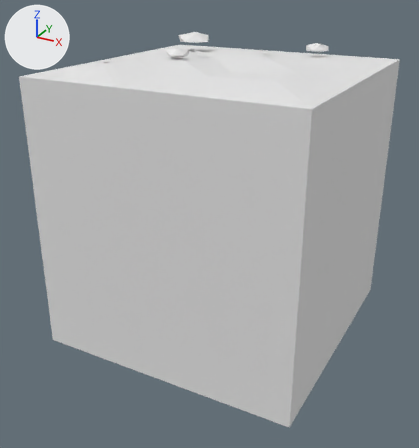
Two versions of the FBX model Assets/Tiles/Blend/Blend Sand Snow 0.fbx, one commit apart.
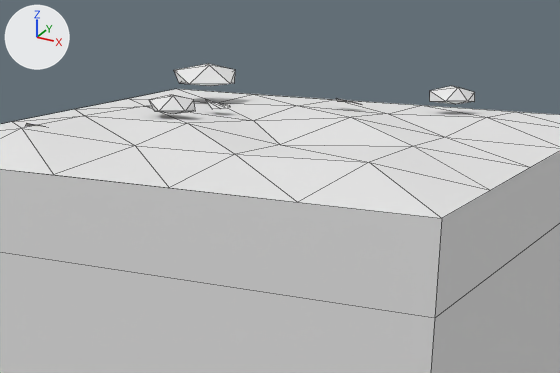
Old and new are each drawn whole from a 50 mm lens placed at (1.94, -3.78, 1.69), pointed at (-0.04, -0.17, -0.12) and again close up on the part from 22% to 89% of the width and 0% to 42% of the height. Arrows for +X, +Y and +Z are at upper left; the lights stay in place. The older version's two pictures come first. The close-ups show mesh edges as thin lines. Where no turn or scale is listed for an object, it has been applied to the vertices. Vertices at exactly the same position are counted once.

Before the edit, the objects in view are built like this:
```python
me_blend_sand_snow_0 = bpy.data.meshes.new('Blend Sand Snow 0')
me_blend_sand_snow_0.from_pydata(...)  # 102 vertices, 135 faces; spans x -1.0..1.0, y -1.0..1.0, z -1.0..1.21
me_blend_sand_snow_0.materials.append(mat_tileworld_tiles)  # its picture is missing
ob_blend_sand_snow_0 = bpy.data.objects.new('Blend Sand Snow 0', me_blend_sand_snow_0)
ob_blend_sand_snow_0.location = (0.0, 0.0, 0.0)
```
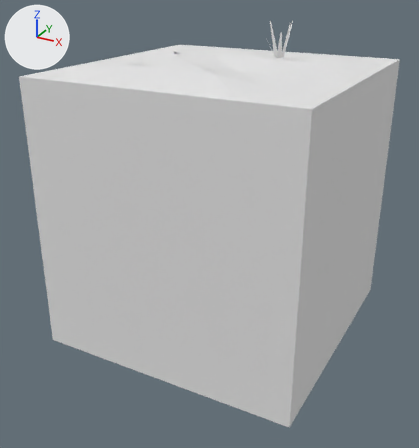
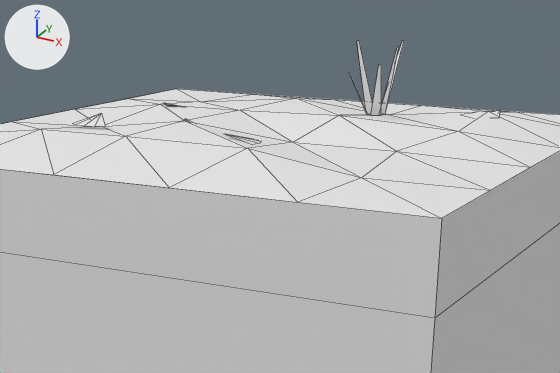
The change in detail:
me_blend_sand_snow_0 is used by ob_blend_sand_snow_0; location (0.0, 0.0, 0.0).
me_blend_sand_snow_0 had 102 vertices, 135 faces and spanned x -1.0..1.0, y -1.0..1.0, z -1.0..1.21.
me_blend_sand_snow_0 now has 97 vertices, 85 faces and spans x -1.0..1.0, y -1.0..1.0, z -1.0..1.35.
me_blend_sand_snow_0 part 1: the loose piece of 6 vertices spanning x -0.7..-0.57, y -0.58..-0.45, z 1.09..1.12 is turned 179.9 degrees about the z axis through its middle and scaled by 1.02, then moved by (0.1, 0.19, 0.0).
me_blend_sand_snow_0 part 2: the loose piece of 6 vertices spanning x -0.7..-0.57, y -0.58..-0.45, z 1.09..1.12 is copied, and the copy is turned -61 degrees about the z axis through its middle and scaled by 0.97, then moved by (0.75, 0.1, 0.0); it spans x 0.07..0.18, y -0.46..-0.35, z 1.09..1.12.
me_blend_sand_snow_0 part 3: the loose piece of 12 vertices spanning x 0.35..0.51, y 0.63..0.8, z 1.11..1.17 is deleted.
me_blend_sand_snow_0 part 4: the loose piece of 12 vertices spanning x -0.47..-0.3, y -0.14..0.04, z 1.1..1.17 is deleted.
me_blend_sand_snow_0 part 5: the loose piece of 12 vertices spanning x -0.77..-0.49, y 0.5..0.76, z 1.12..1.21 is deleted.
Part 6, on me_blend_sand_snow_0:
2 vertices are removed from x -0.34..-0.33, y 0.3..0.33, z 1.09.
4 faces are deleted.
25 vertices move from x -0.65..0.64, y -0.63..0.66, z 1.05..1.12 to x -0.62..0.65, y -0.65..0.62, z 1.06..1.11.
27 vertices are added at x -0.24..0.69, y -0.27..0.58, z 1.09..1.35.
10 new faces join them.

Changed parts and their boxes [x1, y1, x2, y2] in the close-ups (560 x 373 px; the box of a moved part takes in the faces that stretch with it):
'Blend Sand Snow 0', reshaped: before [0, 64, 560, 373]; after [0, 41, 560, 373]
part 1 of me_blend_sand_snow_0, moved or reshaped: before [26, 123, 41, 126]; after [73, 113, 106, 126]
part 2 of me_blend_sand_snow_0, added: after [226, 134, 261, 144]
part 3 of me_blend_sand_snow_0, deleted: before [430, 86, 475, 104]
part 4 of me_blend_sand_snow_0, deleted: before [149, 95, 195, 114]
part 5 of me_blend_sand_snow_0, deleted: before [174, 64, 235, 86]
part 6 of me_blend_sand_snow_0, reshaped: before [0, 100, 560, 218]; after [0, 41, 560, 218]
